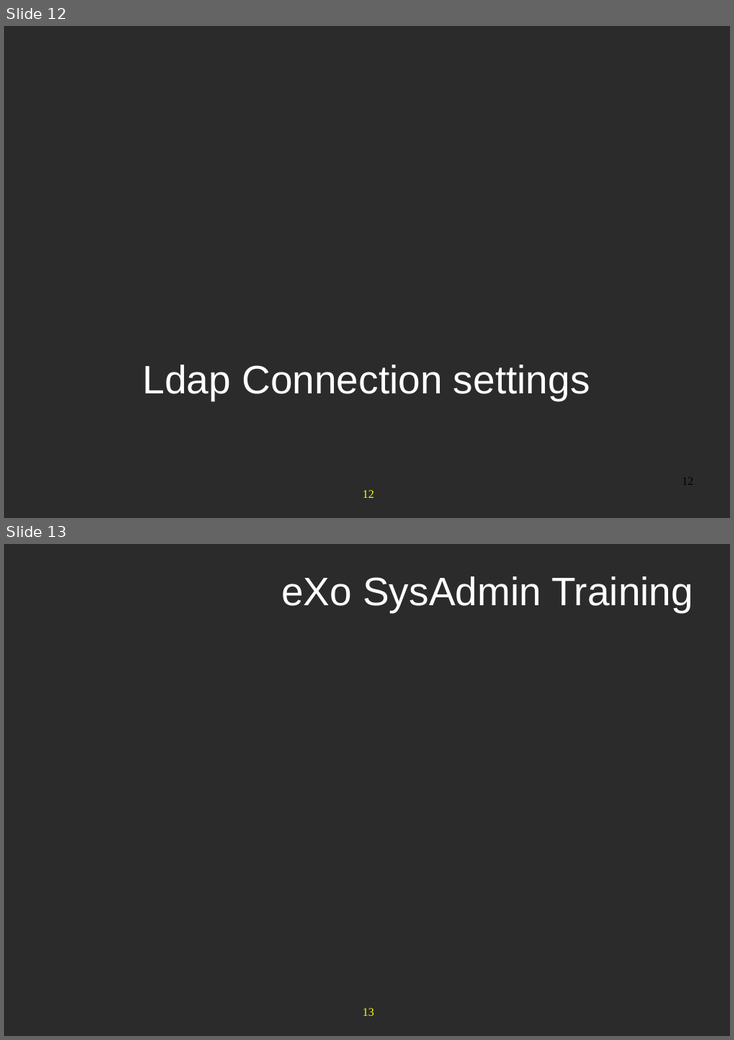
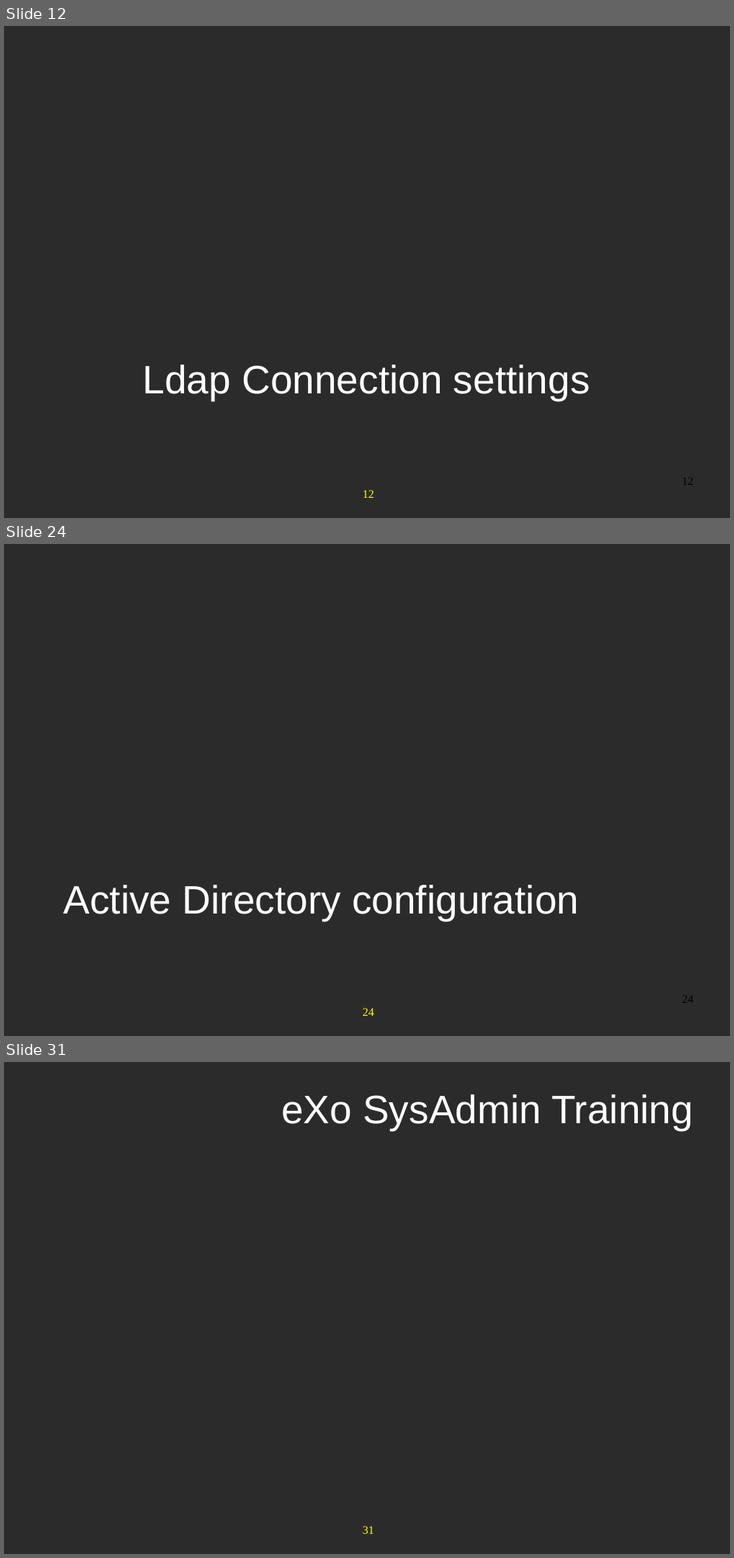
Before and after one commit to anhvurz90/training, a slide deck: exo-sysAdmin/970-LdapConfig-XSys.pptx. Shown one above the other, each under a label of ours: slides 12 and 13 before the commit, slides 12, 24 and 31 after it; the slides between them are not shown. The pictures are 734x1040 and 734x1558 pixels, drawn with LibreOffice and Linux fonts; fonts in the diff are those of the drawing; background and template pictures are left out; a plain dark background stands for a picture behind light text. Boxes give left, top, right and bottom in pixels: in the first picture for what was removed or moved away, otherwise in the second. Text is boxed around its words. In the diff, an @@ line names an element or a change of style, - is before the commit and + after.

```diff
--- a/exo-sysAdmin/970-LdapConfig-XSys.pptx
+++ b/exo-sysAdmin/970-LdapConfig-XSys.pptx
@@ slide 24 added at [4,544,730,1036], background picture (left out); not listed: 1 template element that a slide beside it also shows @@
@@ text added at [64,885,579,921], 48 pt, text #FFFFFF @@
+  Active Directory configuration
@@ page number added at [682,995,693,1003], 14 pt, text #000000 @@
+24
@@ what was slide 13 is now slide 31 @@
@@ page number at [363,1526,374,1534]: text changed @@
-13
+31
```
Also in this commit, not shown: 2 slides changed, 17 other slides added.
